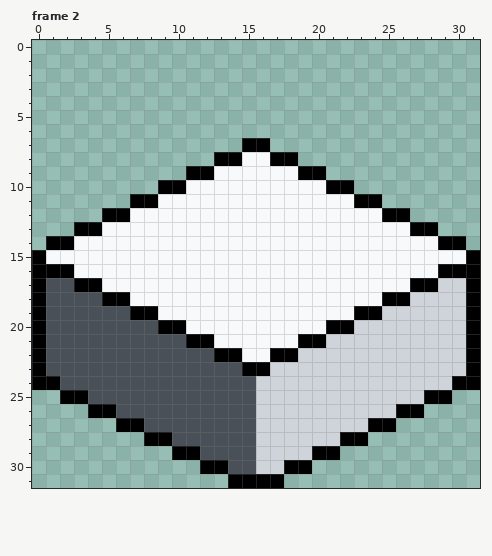
One commit to this pixel-art file: Assets/Materials/tile harusnya.ase. The picture above is the old version.
32x32 pixels, 2 frames. Shown: frame 2.
After:
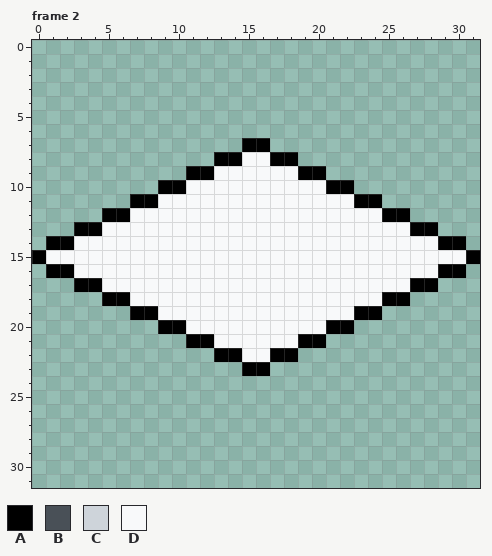
Palette (. is transparent): A #000000  B #495057  C #ced4da  D #f8f9fa
Changes in this commit:
--- frame 2
@@ x 0..31 @@
 15 ADDDDDDDDDDDDDDDDDDDDDDDDDDDDDDA
-16 AAADDDDDDDDDDDDDDDDDDDDDDDDDDAAA
-17 ABBAADDDDDDDDDDDDDDDDDDDDDDAACCA
-18 ABBBBAADDDDDDDDDDDDDDDDDDAACCCCA
-19 ABBBBBBAADDDDDDDDDDDDDDAACCCCCCA
-20 ABBBBBBBBAADDDDDDDDDDAACCCCCCCCA
-21 ABBBBBBBBBBAADDDDDDAACCCCCCCCCCA
-22 ABBBBBBBBBBBBAADDAACCCCCCCCCCCCA
-23 ABBBBBBBBBBBBBBAACCCCCCCCCCCCCCA
-24 AABBBBBBBBBBBBBBCCCCCCCCCCCCCCAA
-25 ..AABBBBBBBBBBBBCCCCCCCCCCCCAA..
-26 ....AABBBBBBBBBBCCCCCCCCCCAA....
-27 ......AABBBBBBBBCCCCCCCCAA......
-28 ........AABBBBBBCCCCCCAA........
-29 ..........AABBBBCCCCAA..........
-30 ............AABBCCAA............
-31 ..............AAAA..............
+16 .AADDDDDDDDDDDDDDDDDDDDDDDDDDAA.
+17 ...AADDDDDDDDDDDDDDDDDDDDDDAA...
+18 .....AADDDDDDDDDDDDDDDDDDAA.....
+19 .......AADDDDDDDDDDDDDDAA.......
+20 .........AADDDDDDDDDDAA.........
+21 ...........AADDDDDDAA...........
+22 .............AADDAA.............
+23 ...............AA...............
+24 ................................
+25 ................................
+26 ................................
+27 ................................
+28 ................................
+29 ................................
+30 ................................
+31 ................................
Boxes around the changes in both pictures, in picture pixels (x1, y1, x2, y2):
erased: (32, 264, 480, 488)
